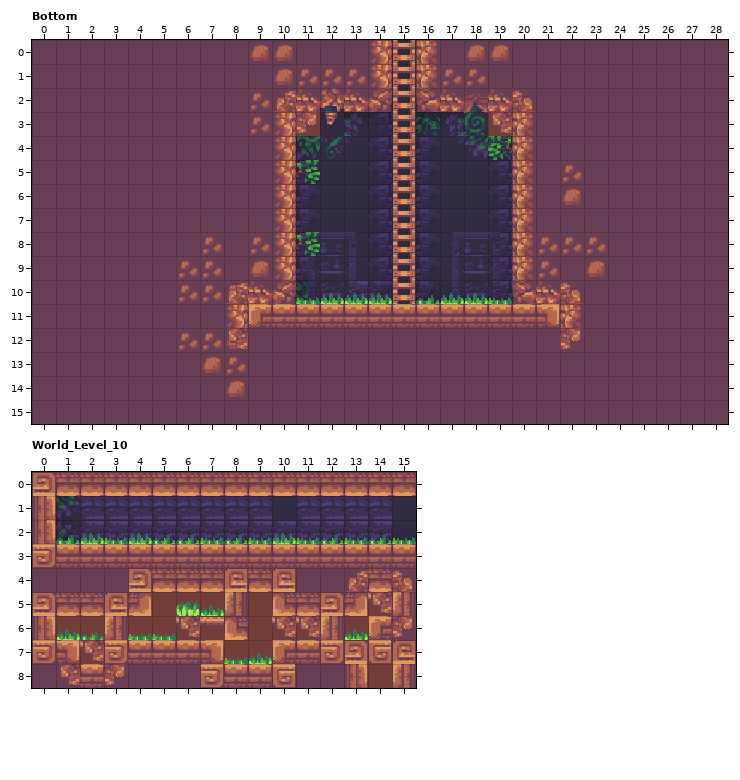
LDtk project -- assets/maps/map03/world03.ldtk. The first picture shows the starting point.
Cells are 16x16 px. Shown: Bottom x 0..28, y 0..15; World_Level_10 x 0..15, y 0..8. The commit also changed other parts of the map, which this record leaves out.
The result:
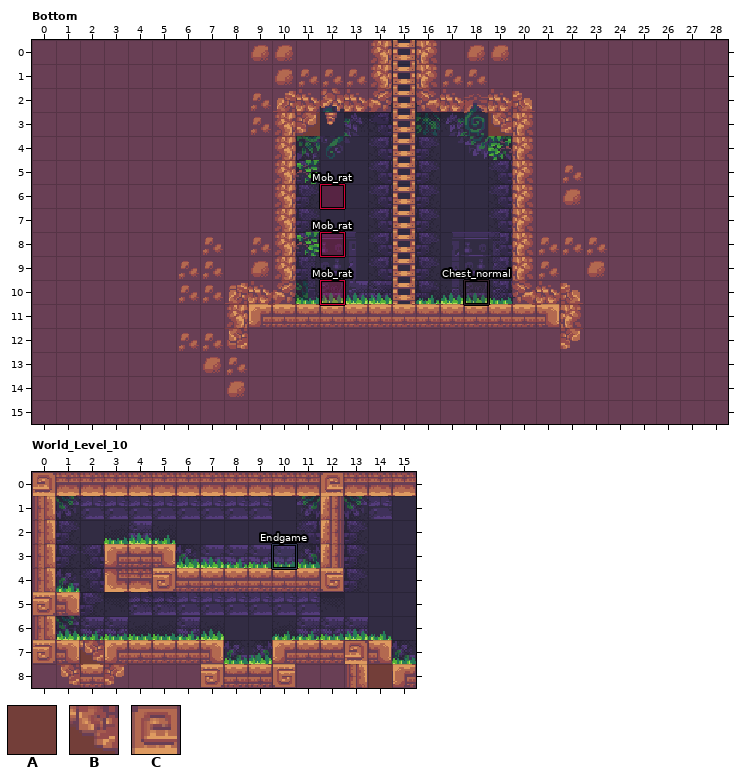
Key: from "Collisions": A 1 "Solid"; from "IntGridd": B 1 "dirt", C 3 "stone".
_ is an empty cell, . an unchanged one.
Objects are placed by their top-left corner, in cells (3,4 is the top-left corner of cell 3,4); size is 1x1 cell unless given.
What changed:
--- layer "Entities", Bottom
+"Mob_rat" rectangle at 12,10
+"Mob_rat" rectangle at 12,8
+"Mob_rat" rectangle at 12,6
+"Chest_normal" rectangle at 18,10
--- layer "Entities", World_Level_10
+"Endgame" rectangle at 10,3
--- layer "Collisions", World_Level_10
@@ x 1..15 @@
-1 ..........._...
-2 ..........._...
-3 AA...AAAAAA.AAA
-4 AA..........AAA
-5 .AAAAAAAAAAAAAA
-6 AAAAAAAAAAAAAAA
-7 .......AA.....A
+1 ...........A...
+2 ...........A...
+3 __...______.___
+4 __..........___
+5 .______________
+6 _______________
+7 .......__....._
--- layer "IntGridd", World_Level_10
@@ x 1..15 @@
-1 ..........._...
-2 ..........._...
-3 CC...CCCCCC.CCC
-4 CC..........CCC
-5 .CCC...C.CCCCBC
-6 ..C..BBC.BBC.CC
-7 ..............C
+1 ...........C...
+2 ...........C...
+3 __...______.___
+4 __..........___
+5 .___..._.______
+6 .._..___.___.__
+7 .............._
